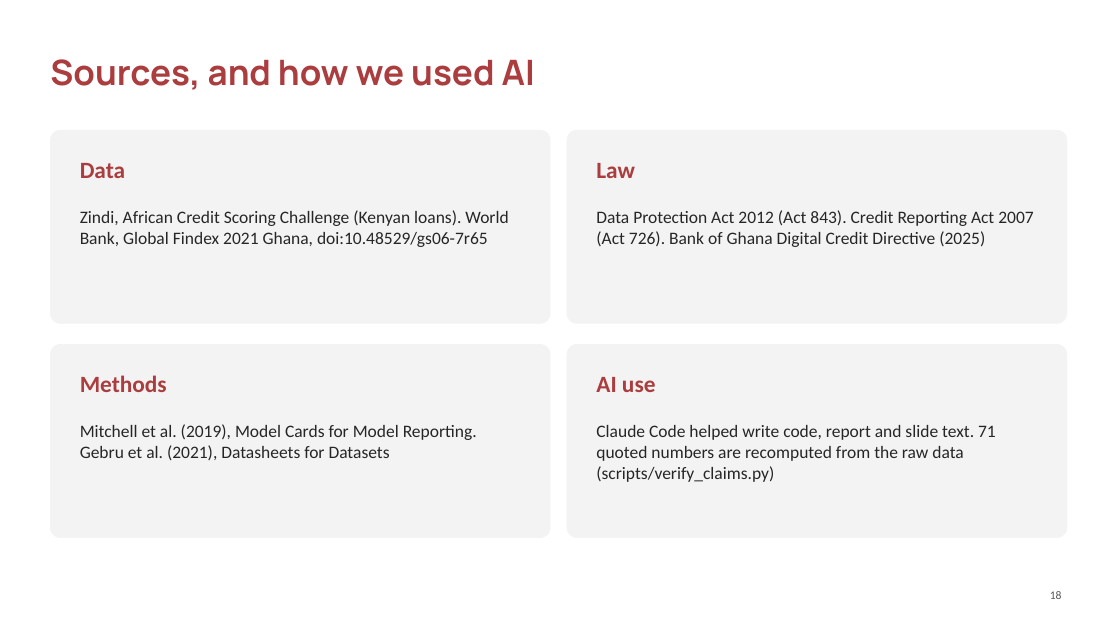
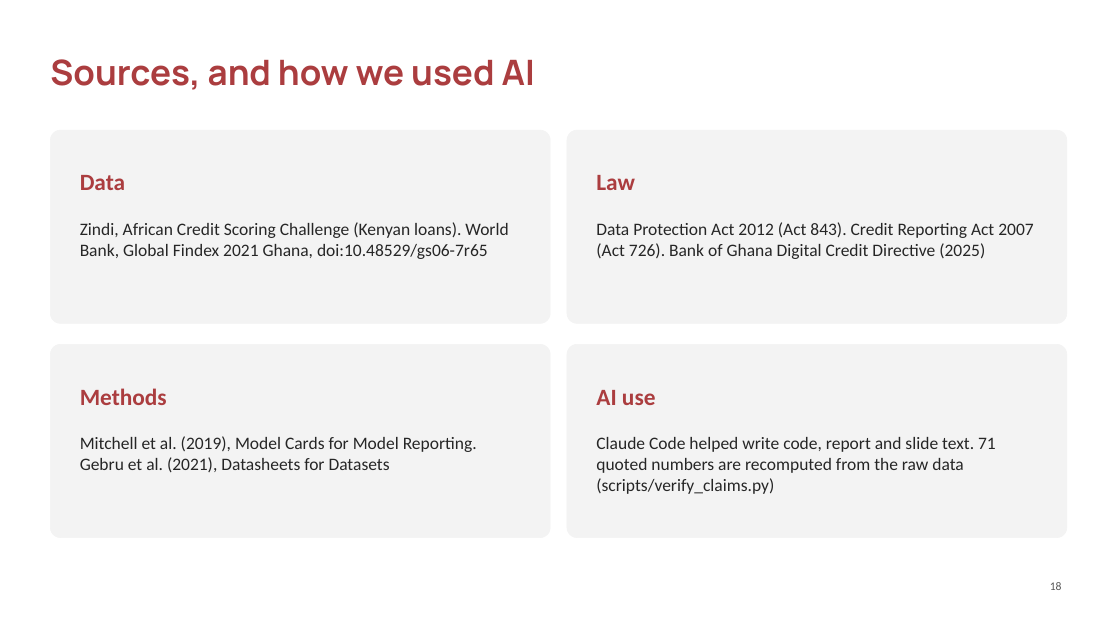
Before and after one commit to ASU-MICS-2028/mle-group-3-prosit-2, a slide deck: slide 18 of slides/NkwaPay_Debrief_Present.pptx. Drawn at 1120x630 pixels with LibreOffice and Linux fonts; fonts in the diff are those of the drawing; background and template pictures are left out. Boxes give left, top, right and bottom in pixels: in the first picture for what was removed or moved away, otherwise in the second. Text is boxed around its words. In the diff, an @@ line names an element or a change of style, - is before the commit and + after.

```diff
--- a/slides/NkwaPay_Debrief_Present.pptx
+++ b/slides/NkwaPay_Debrief_Present.pptx
@@ text "Data": place and size @@
-text "Data" at (80, 163, 125, 178)
+text "Data" at (80, 175, 125, 190)
@@ text "Law": place and size @@
-text "Law" at (596, 163, 635, 178)
+text "Law" at (596, 175, 635, 190)
@@ 6 texts: place and size @@
-6 texts at (80, 210, 1033, 482)
+6 texts at (80, 222, 1033, 494)
@@ page number: place and size @@
-page number at (1050, 591, 1062, 599)
+page number at (1050, 582, 1062, 590)
```
Also in this commit, not shown: 17 other slides changed.
